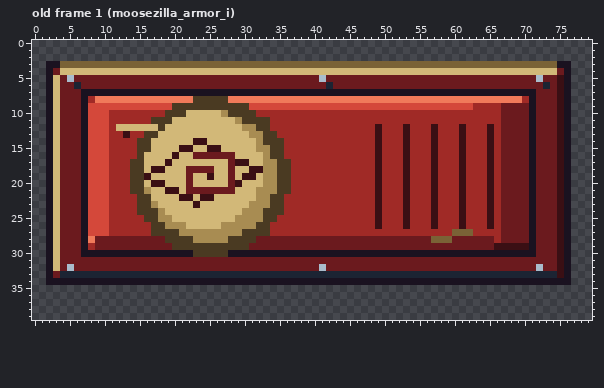
Two versions of one pixel-art file, game/art-src/enemies/moosezilla_armor.aseprite. The picture above is the old version.
80x40 pixels, 5 frames. Shown: old frame 1 (moosezilla_armor_i). The commit also changed other frames, which this record leaves out.
Once edited:
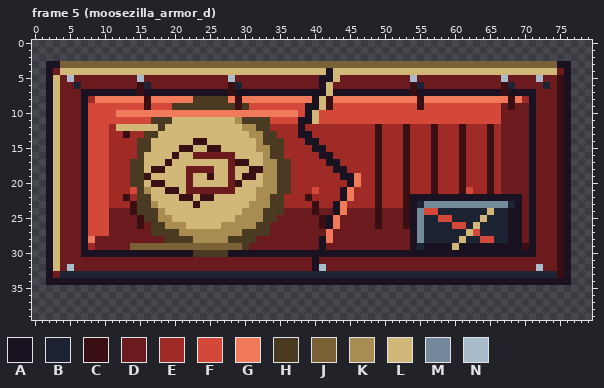
Palette (. is transparent): A #1a1220  B #1c2433  C #3a0f14  D #6b1a1e  E #a02a26  F #d4483a  G #f07a5a  H #4a3a22  J #7a6236  K #a88c52  L #d2b878  M #75899c  N #a9bccb
A new or re-ordered frame is compared with the old frame closest to it.
Changes in this commit:
frames 5 -> 16
Frame 5 (moosezilla_armor_d) is new; against old frame 1 (moosezilla_armor_i):
y 4: x 42 L -> A
y 5: x 15 D -> N; x 28 D -> N; x 41..43 NDD -> AAL; x 54 D -> N; x 67 D -> N
y 6: x 15..16 DD -> CB; x 28..29 DD -> CB; x 41..42 DB -> AL; x 54..55 DD -> CB; x 67..68 DD -> CB
y 7: x 15 A -> C; x 28 A -> C; x 42 A -> L; x 54 A -> C; x 67 A -> C
y 8: x 16 G -> C; x 29 G -> C; x 40..42 GGG -> ALC; x 55 G -> C; x 68 G -> C
y 9: x 16 F -> C; x 29 H -> C; x 39..42 FFFF -> AALC; x 55 F -> C; x 63..66 EEEE -> FFFF; x 68 D -> C
y 10: x 11..66 EEEEEEEEHHHLLLLLKHHHHEEEEEEEEEEEEEEEEEEEEEEEEEEEEEEEEEEE -> FGGGGGGGGGGGGGGGGGGGGGGGGGGFALFFFFFFFFFFFFFFFFFFFFFFFFFF
y 11: x 11..16 EEEEEE -> FFFFFF; x 34..66 EEEEEEEEEEEEEEEEEEEEEEEEEEEEEEEEE -> FFFFAALFFFFFFFFFFFFFFFFFFFFFFFFFF
y 12: x 38 E -> A
y 13: x 38..39 EE -> AA
y 14: x 39..40 EE -> AA
y 15: x 40..41 EE -> AA
y 16: x 41..42 EE -> AA
y 17: x 42..43 EE -> AA
y 18: x 43..44 EE -> AA
y 19: x 44..46 EEE -> AAG
y 20: x 45..46 EE -> AG
y 21: x 14 H -> F; x 40 E -> F; x 44..45 EE -> AG; x 62 E -> F
y 22: x 13 E -> C; x 39 E -> C; x 44..45 EE -> AG; x 54..69 EEECEEECEEECEDDD -> AAAAAAAAAAAAAAAA
y 23: x 14 E -> C; x 40 E -> C; x 43..44 EE -> AG; x 54..69 EEECEEECEEECEDDD -> ABMMMMMMMMMMMMBA
y 24: x 11..14 EEEE -> DDDC; x 36..48 EEEEEEEEEEEEE -> DDDDCDDAGDDDD; x 50..52 EEE -> DDD; x 54..69 EEECEEECEEECEDDD -> AMFFBBBBBBBLBBAA
y 25: x 11..15 EEEEE -> DDDDC; x 35..48 EEEEEEEEEEEEEE -> DDDDDDCAGDDDDD; x 50..52 EEE -> DDD; x 54..69 EEECEEECEEECEDDD -> AMBBFFBBBBLBBBAA
y 26: x 11..16 EEEEEE -> DDDDCD; x 34..48 EEEEEEEEEEEEEEE -> DDDDDDDCAGDDDDD; x 50..52 EEE -> DDD; x 54..69 EEECEEECEEECEDDD -> AMBBBBFFBLBBBBAA
y 27: x 11..16 EEEEEE -> DDDDDD; x 34..69 EEEEEEEEEEEEEEEEEEEEEEEEEEJJJEEEEDDD -> DDDDDDDDGDDDDDDDDDDDAMBBBBBBLFBBBBAA
y 28: x 41..42 DD -> AG; x 54..69 DDDJJJDDDDDDEDDD -> AMBBBBBLBBFFBBAA
y 29: x 14..29 DDDDDDHHHHHHHHHH -> JJJJJJJJJJJJJJJJ; x 41 D -> A; x 54..69 DDDDDDDDDDDDCCCC -> ABAAAALAAAAAAAAA
y 31..32: x 40 D -> A
